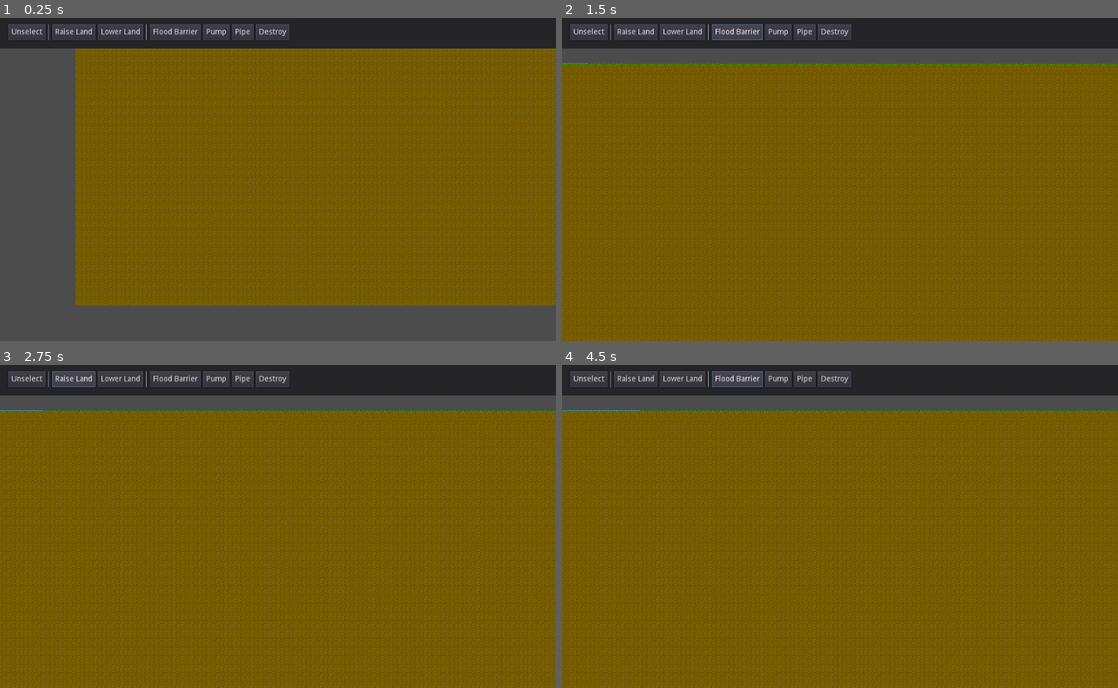
Above: before the commit, frames 1-4 (two rows, left to right).
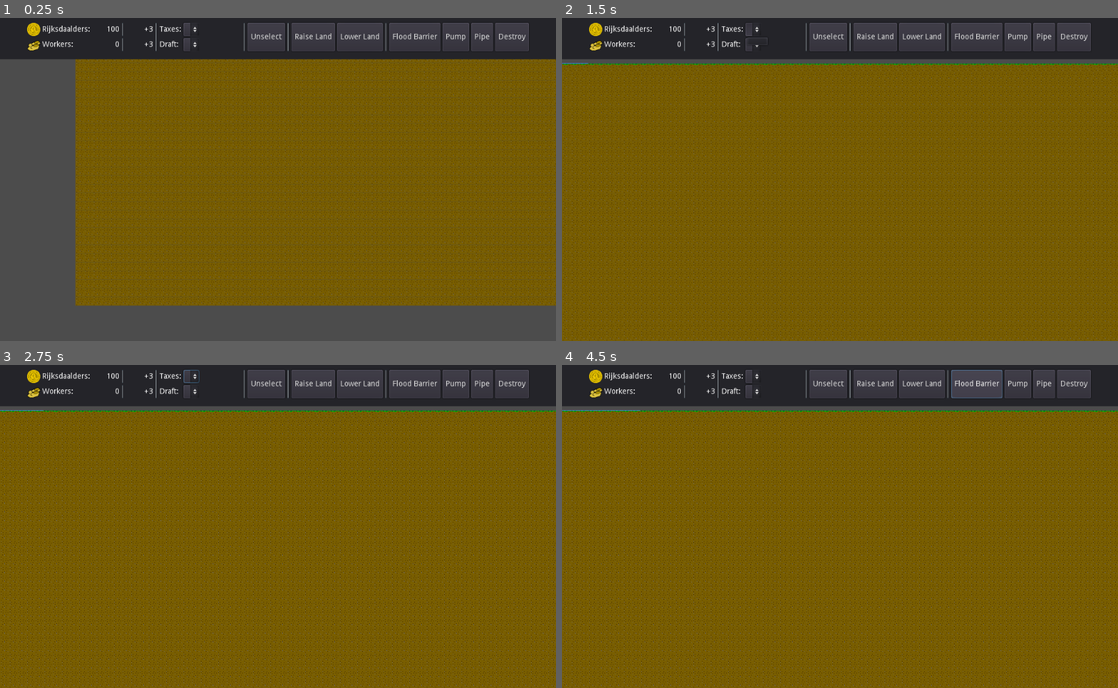
Above: after the commit, the same moments.

Repository: Groogy/LudumDare49
Game: Godot game, scene res://scenes/Game.tscn
Two runs of this game, one before a commit and one after it. Both use one fixed random seed, a clock stepped at 60 frames per second and the inputs below.
Inputs (mouse positions are in pixels of both pictures, inside the frame that each line leads up to):
- Up to frame 1 (0.25 s): no input
- Up to frame 2 (1.5 s): click "Unselect" at 0.5 s; click (751, 30) at 1.27 s
- Up to frame 3 (2.75 s): click "Raise Land" at 2 s
- Up to frame 4 (4.5 s): click (751, 390) at 2.77 s; click "Lower Land" at 3.5 s; click "Flood Barrier" at 4.25 s

The runs differ from the first frame. In frame 1, 7.4% of the frame differs, in the area x 0-100%, y 1-13%; in frame 2, 6.9%; in frame 3, 6.9%; in frame 4, 7.2%.

Commit message:
Started working on generation of resources

Diff:
--- /dev/null
+++ b/logic/Resources.gd
@@ -0,0 +1,45 @@
+extends Node
+
+
+var money := 100.0
+var available_workers := 0
+
+var income := 0.0
+var workers_growth := 0
+var city_growth := 0.0
+
+
+func _process(_delta: float) -> void:
+	_update_available_workers()
+	_update_income()
+	_update_workers_growth()
+	_update_city_growth()
+
+
+func _update_available_workers() -> void:
+	var parts = Root.map_manager.entities.fetch_all_parts_of("workers_provider")
+	available_workers = 0.0
+	for part in parts:
+		available_workers += part.free_workers()
+
+
+func _update_income() -> void:
+	var parts = Root.map_manager.entities.fetch_all_parts_of("income_provider")
+	income = 0.0
+	for part in parts:
+		income += part.generated_income()
+
+
+func _update_workers_growth() -> void:
+	var parts = Root.map_manager.entities.fetch_all_parts_of("workers_provider")
+	workers_growth = 0.0
+	for part in parts:
+		workers_growth += part.generated_workers()
+
+
+func _update_city_growth() -> void:
+	city_growth = 0.0
+
+
+func _on_payday():
+	money += income
--- a/logic/entities/UrbanSettlementPart.gd
+++ b/logic/entities/UrbanSettlementPart.gd
@@ -14,3 +14,15 @@
 	var rect = $Sprite.get_rect()
 	rect.position += position
 	return rect
+
+
+func generated_income() -> float:
+	return 1.0
+
+
+func generated_workers() -> int:
+	return 1
+
+
+func free_workers() -> int:
+	return $WorkersManager.free_workers
--- /dev/null
+++ b/logic/interface/LawsLogic.gd
@@ -0,0 +1,4 @@
+extends Node
+
+func _process(_delta: float) -> void:
+	pass
--- /dev/null
+++ b/logic/interface/ResourcesLogic.gd
@@ -0,0 +1,14 @@
+extends Node
+
+
+onready var money_value := $"../MoneyValue"
+onready var workers_value := $"../WorkersValue"
+onready var income_value := $"../IncomeValue"
+onready var workers_growth_value := $"../WorkersGrowthValue"
+
+func _process(_delta: float) -> void:
+	money_value.text = str(Root.resources.money)
+	workers_value.text = str(Root.resources.available_workers)
+
+	income_value.text = "+%1.f" % Root.resources.income
+	workers_growth_value.text = "+%d" % Root.resources.workers_growth
--- a/logic/managers/EntityManager.gd
+++ b/logic/managers/EntityManager.gd
@@ -78,8 +78,18 @@
 			return child
 	return null
 
+
 func fetch_part_at(x: int, y: int) -> EntityPart:
 	for child in get_children():
 		if child.is_on(x, y):
 			return child.get_part_at(x, y)
 	return null
+
+
+func fetch_all_parts_of(group: String) -> Array:
+	var parts := []
+	for child in get_children():
+		for part in child.get_children():
+			if part.is_in_group(group):
+				parts.push_back(part)
+	return parts
--- /dev/null
+++ b/logic/managers/WorkersManager.gd
@@ -0,0 +1,6 @@
+extends Node
+
+var free_workers := 0
+
+func on_growth() -> void:
+	free_workers += get_parent().generated_workers()
--- a/scenes/Game.tscn
+++ b/scenes/Game.tscn
@@ -9,6 +9,7 @@
 [ext_resource path="res://scenes/ToolManager.tscn" type="PackedScene" id=7]
 [ext_resource path="res://logic/managers/EntityManager.gd" type="Script" id=8]
 [ext_resource path="res://scenes/WorldGenerator.tscn" type="PackedScene" id=9]
+[ext_resource path="res://scenes/Resources.tscn" type="PackedScene" id=10]
 
 [node name="Game" type="Node2D"]
 
@@ -51,3 +52,5 @@
 _entities = NodePath("../MapManager/EntityManager")
 target_area = Rect2( 0, 0, 250, 64 )
 start_settlement_area = Rect2( 210, -33, 25, 1 )
+
+[node name="Resources" parent="." instance=ExtResource( 10 )]
--- /dev/null
+++ b/scenes/Resources.tscn
@@ -0,0 +1,13 @@
+[gd_scene load_steps=2 format=2]
+
+[ext_resource path="res://logic/Resources.gd" type="Script" id=1]
+
+[node name="Resources" type="Node"]
+script = ExtResource( 1 )
+
+[node name="IncomeTimer" type="Timer" parent="."]
+process_mode = 0
+wait_time = 30.0
+autostart = true
+
+[connection signal="timeout" from="IncomeTimer" to="." method="_on_payday"]
--- a/scenes/TopBarInterface.tscn
+++ b/scenes/TopBarInterface.tscn
@@ -1,102 +1,238 @@
-[gd_scene load_steps=2 format=2]
+[gd_scene load_steps=6 format=2]
 
 [ext_resource path="res://logic/interface/ConstructionLogic.gd" type="Script" id=1]
+[ext_resource path="res://art/coin.png" type="Texture" id=2]
+[ext_resource path="res://art/workers.png" type="Texture" id=3]
+[ext_resource path="res://logic/interface/ResourcesLogic.gd" type="Script" id=4]
+[ext_resource path="res://logic/interface/LawsLogic.gd" type="Script" id=5]
 
 [node name="TopBarInterface" type="Panel"]
 anchor_right = 1.0
-anchor_bottom = 0.1
-rect_min_size = Vector2( 1024, 60 )
-__meta__ = {
-"_edit_use_anchors_": false
-}
-
-[node name="MarginContainer" type="MarginContainer" parent="."]
+margin_bottom = 80.0
+rect_min_size = Vector2( 1024, 80 )
+__meta__ = {
+"_edit_use_anchors_": false
+}
+
+[node name="MarginContainer" type="CenterContainer" parent="."]
 anchor_right = 1.0
 anchor_bottom = 1.0
-custom_constants/margin_right = 15
-custom_constants/margin_top = 15
-custom_constants/margin_left = 15
-custom_constants/margin_bottom = 15
-__meta__ = {
-"_edit_use_anchors_": false
-}
-
-[node name="ResourcesInfo" type="HBoxContainer" parent="MarginContainer"]
-margin_left = 15.0
-margin_top = 15.0
-margin_right = 1009.0
-margin_bottom = 45.0
-
-[node name="ConstructionButtons" type="HBoxContainer" parent="MarginContainer"]
-margin_left = 15.0
-margin_top = 15.0
-margin_right = 1009.0
-margin_bottom = 45.0
-
-[node name="ConstructionLogic" type="Node" parent="MarginContainer/ConstructionButtons"]
+margin_top = -0.749153
+margin_bottom = -0.749153
+__meta__ = {
+"_edit_use_anchors_": false
+}
+
+[node name="AllContainer" type="HBoxContainer" parent="MarginContainer"]
+margin_left = 50.0
+margin_top = 14.0
+margin_right = 974.0
+margin_bottom = 66.0
+
+[node name="Resources" type="GridContainer" parent="MarginContainer/AllContainer"]
+margin_right = 232.0
+margin_bottom = 52.0
+columns = 5
+
+[node name="ResourcesLogic" type="Node" parent="MarginContainer/AllContainer/Resources"]
+script = ExtResource( 4 )
+
+[node name="MoneyIcon" type="TextureRect" parent="MarginContainer/AllContainer/Resources"]
+margin_right = 24.0
+margin_bottom = 24.0
+texture = ExtResource( 2 )
+stretch_mode = 3
+
+[node name="MoneyLabel" type="Label" parent="MarginContainer/AllContainer/Resources"]
+margin_left = 28.0
+margin_right = 116.0
+margin_bottom = 24.0
+rect_min_size = Vector2( 0, 24 )
+text = "Rijksdaalders:"
+valign = 1
+
+[node name="MoneyValue" type="Label" parent="MarginContainer/AllContainer/Resources"]
+margin_left = 120.0
+margin_right = 170.0
+margin_bottom = 24.0
+rect_min_size = Vector2( 50, 24 )
+text = "1000"
+align = 2
+valign = 1
+
+[node name="VSeparator" type="VSeparator" parent="MarginContainer/AllContainer/Resources"]
+margin_left = 174.0
+margin_right = 178.0
+margin_bottom = 24.0
+
+[node name="IncomeValue" type="Label" parent="MarginContainer/AllContainer/Resources"]
+margin_left = 182.0
+margin_right = 232.0
+margin_bottom = 24.0
+rect_min_size = Vector2( 50, 24 )
+text = "+1"
+align = 2
+valign = 1
+__meta__ = {
+"_edit_use_anchors_": false
+}
+
+[node name="WorkersIcon" type="TextureRect" parent="MarginContainer/AllContainer/Resources"]
+margin_top = 28.0
+margin_right = 24.0
+margin_bottom = 52.0
+texture = ExtResource( 3 )
+
+[node name="WorkersLabel" type="Label" parent="MarginContainer/AllContainer/Resources"]
+margin_left = 28.0
+margin_top = 28.0
+margin_right = 116.0
+margin_bottom = 52.0
+rect_min_size = Vector2( 0, 24 )
+text = "Workers:"
+valign = 1
+
+[node name="WorkersValue" type="Label" parent="MarginContainer/AllContainer/Resources"]
+margin_left = 120.0
+margin_top = 28.0
+margin_right = 170.0
+margin_bottom = 52.0
+rect_min_size = Vector2( 50, 24 )
+text = "1000"
+align = 2
+valign = 1
+
+[node name="VSeparator2" type="VSeparator" parent="MarginContainer/AllContainer/Resources"]
+margin_left = 174.0
+margin_top = 28.0
+margin_right = 178.0
+margin_bottom = 52.0
+
+[node name="WorkersGrowthValue" type="Label" parent="MarginContainer/AllContainer/Resources"]
+margin_left = 182.0
+margin_top = 28.0
+margin_right = 232.0
+margin_bottom = 52.0
+rect_min_size = Vector2( 50, 24 )
+text = "+1"
+align = 2
+valign = 1
+
+[node name="VSeparator" type="VSeparator" parent="MarginContainer/AllContainer"]
+margin_left = 236.0
+margin_right = 240.0
+margin_bottom = 52.0
+
+[node name="Laws" type="GridContainer" parent="MarginContainer/AllContainer"]
+margin_left = 244.0
+margin_right = 394.0
+margin_bottom = 52.0
+rect_min_size = Vector2( 150, 0 )
+columns = 2
+
+[node name="LawsLogic" type="Node" parent="MarginContainer/AllContainer/Laws"]
+script = ExtResource( 5 )
+
+[node name="TaxesLabel" type="Label" parent="MarginContainer/AllContainer/Laws"]
+margin_right = 40.0
+margin_bottom = 24.0
+rect_min_size = Vector2( 0, 24 )
+text = "Taxes:"
+valign = 1
+
+[node name="TaxesOption" type="OptionButton" parent="MarginContainer/AllContainer/Laws"]
+margin_left = 44.0
+margin_right = 73.0
+margin_bottom = 24.0
+
+[node name="DraftLabel" type="Label" parent="MarginContainer/AllContainer/Laws"]
+margin_top = 28.0
+margin_right = 40.0
+margin_bottom = 52.0
+rect_min_size = Vector2( 0, 24 )
+text = "Draft: "
+valign = 1
+
+[node name="DraftOption" type="OptionButton" parent="MarginContainer/AllContainer/Laws"]
+margin_left = 44.0
+margin_top = 28.0
+margin_right = 73.0
+margin_bottom = 52.0
+
+[node name="VSeparator2" type="VSeparator" parent="MarginContainer/AllContainer"]
+margin_left = 398.0
+margin_right = 402.0
+margin_bottom = 52.0
+
+[node name="ConstructionButtons" type="HBoxContainer" parent="MarginContainer/AllContainer"]
+margin_left = 406.0
+margin_right = 924.0
+margin_bottom = 52.0
+
+[node name="ConstructionLogic" type="Node" parent="MarginContainer/AllContainer/ConstructionButtons"]
 script = ExtResource( 1 )
 
-[node name="Unselect" type="Button" parent="MarginContainer/ConstructionButtons"]
+[node name="Unselect" type="Button" parent="MarginContainer/AllContainer/ConstructionButtons"]
 margin_right = 69.0
-margin_bottom = 30.0
+margin_bottom = 52.0
 text = "Unselect"
 __meta__ = {
 "_edit_use_anchors_": false
 }
 
-[node name="VSeparator" type="VSeparator" parent="MarginContainer/ConstructionButtons"]
+[node name="VSeparator" type="VSeparator" parent="MarginContainer/AllContainer/ConstructionButtons"]
 margin_left = 73.0
 margin_right = 77.0
-margin_bottom = 30.0
-
-[node name="RaiseLand" type="Button" parent="MarginContainer/ConstructionButtons"]
+margin_bottom = 52.0
+
+[node name="RaiseLand" type="Button" parent="MarginContainer/AllContainer/ConstructionButtons"]
 margin_left = 81.0
 margin_right = 161.0
-margin_bottom = 30.0
+margin_bottom = 52.0
 text = "Raise Land"
 
-[node name="LowerLand" type="Button" parent="MarginContainer/ConstructionButtons"]
+[node name="LowerLand" type="Button" parent="MarginContainer/AllContainer/ConstructionButtons"]
 margin_left = 165.0
 margin_right = 249.0
-margin_bottom = 30.0
+margin_bottom = 52.0
 text = "Lower Land"
 __meta__ = {
 "_edit_use_anchors_": false
 }
 
-[node name="VSeparator2" type="VSeparator" parent="MarginContainer/ConstructionButtons"]
+[node name="VSeparator2" type="VSeparator" parent="MarginContainer/AllContainer/ConstructionButtons"]
 margin_left = 253.0
 margin_right = 257.0
-margin_bottom = 30.0
-
-[node name="FloodBarrier" type="Button" parent="MarginContainer/ConstructionButtons"]
+margin_bottom = 52.0
+
+[node name="FloodBarrier" type="Button" parent="MarginContainer/AllContainer/ConstructionButtons"]
 margin_left = 261.0
 margin_right = 355.0
-margin_bottom = 30.0
+margin_bottom = 52.0
 text = "Flood Barrier"
 
-[node name="Pump" type="Button" parent="MarginContainer/ConstructionButtons"]
+[node name="Pump" type="Button" parent="MarginContainer/AllContainer/ConstructionButtons"]
 margin_left = 359.0
 margin_right = 408.0
-margin_bottom = 30.0
+margin_bottom = 52.0
 text = "Pump"
 
-[node name="Pipe" type="Button" parent="MarginContainer/ConstructionButtons"]
+[node name="Pipe" type="Button" parent="MarginContainer/AllContainer/ConstructionButtons"]
 margin_left = 412.0
 margin_right = 452.0
-margin_bottom = 30.0
+margin_bottom = 52.0
 text = "Pipe"
 
-[node name="Destroy" type="Button" parent="MarginContainer/ConstructionButtons"]
+[node name="Destroy" type="Button" parent="MarginContainer/AllContainer/ConstructionButtons"]
 margin_left = 456.0
 margin_right = 518.0
-margin_bottom = 30.0
+margin_bottom = 52.0
 text = "Destroy"
 
-[connection signal="pressed" from="MarginContainer/ConstructionButtons/Unselect" to="MarginContainer/ConstructionButtons/ConstructionLogic" method="_on_unselect"]
-[connection signal="pressed" from="MarginContainer/ConstructionButtons/RaiseLand" to="MarginContainer/ConstructionButtons/ConstructionLogic" method="_on_raise_land"]
-[connection signal="pressed" from="MarginContainer/ConstructionButtons/LowerLand" to="MarginContainer/ConstructionButtons/ConstructionLogic" method="_on_lower_land"]
-[connection signal="pressed" from="MarginContainer/ConstructionButtons/FloodBarrier" to="MarginContainer/ConstructionButtons/ConstructionLogic" method="_on_construct_flood_barrier"]
-[connection signal="pressed" from="MarginContainer/ConstructionButtons/Pump" to="MarginContainer/ConstructionButtons/ConstructionLogic" method="_on_construct_pump"]
-[connection signal="pressed" from="MarginContainer/ConstructionButtons/Pipe" to="MarginContainer/ConstructionButtons/ConstructionLogic" method="on_construct_pipe"]
-[connection signal="pressed" from="MarginContainer/ConstructionButtons/Destroy" to="MarginContainer/ConstructionButtons/ConstructionLogic" method="_on_destroy"]
+[connection signal="pressed" from="MarginContainer/AllContainer/ConstructionButtons/Unselect" to="MarginContainer/AllContainer/ConstructionButtons/ConstructionLogic" method="_on_unselect"]
+[connection signal="pressed" from="MarginContainer/AllContainer/ConstructionButtons/RaiseLand" to="MarginContainer/AllContainer/ConstructionButtons/ConstructionLogic" method="_on_raise_land"]
+[connection signal="pressed" from="MarginContainer/AllContainer/ConstructionButtons/LowerLand" to="MarginContainer/AllContainer/ConstructionButtons/ConstructionLogic" method="_on_lower_land"]
+[connection signal="pressed" from="MarginContainer/AllContainer/ConstructionButtons/FloodBarrier" to="MarginContainer/AllContainer/ConstructionButtons/ConstructionLogic" method="_on_construct_flood_barrier"]
+[connection signal="pressed" from="MarginContainer/AllContainer/ConstructionButtons/Pump" to="MarginContainer/AllContainer/ConstructionButtons/ConstructionLogic" method="_on_construct_pump"]
+[connection signal="pressed" from="MarginContainer/AllContainer/ConstructionButtons/Pipe" to="MarginContainer/AllContainer/ConstructionButtons/ConstructionLogic" method="on_construct_pipe"]
+[connection signal="pressed" from="MarginContainer/AllContainer/ConstructionButtons/Destroy" to="MarginContainer/AllContainer/ConstructionButtons/ConstructionLogic" method="_on_destroy"]
--- /dev/null
+++ b/scenes/WorkersManager.tscn
@@ -0,0 +1,13 @@
+[gd_scene load_steps=2 format=2]
+
+[ext_resource path="res://logic/managers/WorkersManager.gd" type="Script" id=1]
+
+[node name="WorkersManager" type="Node"]
+script = ExtResource( 1 )
+
+[node name="GrowthTimer" type="Timer" parent="."]
+process_mode = 0
+wait_time = 30.0
+autostart = true
+
+[connection signal="timeout" from="GrowthTimer" to="." method="on_growth"]
--- a/scenes/entities/SettlementUrbanPart.tscn
+++ b/scenes/entities/SettlementUrbanPart.tscn
@@ -1,10 +1,14 @@
-[gd_scene load_steps=3 format=2]
+[gd_scene load_steps=4 format=2]
 
 [ext_resource path="res://art/urban.png" type="Texture" id=1]
 [ext_resource path="res://logic/entities/UrbanSettlementPart.gd" type="Script" id=2]
+[ext_resource path="res://scenes/WorkersManager.tscn" type="PackedScene" id=3]
 
 [node name="SettlementUrbanPart" type="Node2D" groups=[
 "entity_part",
+"income_provider",
+"urban",
+"workers_provider",
 ]]
 script = ExtResource( 2 )
 
@@ -12,3 +16,5 @@
 texture = ExtResource( 1 )
 centered = false
 hframes = 6
+
+[node name="WorkersManager" parent="." instance=ExtResource( 3 )]
--- a/singletons/Root.gd
+++ b/singletons/Root.gd
@@ -3,3 +3,4 @@
 onready var map_manager := $"/root/Game/MapManager"
 onready var construction_manager := $"/root/Game/ConstructionManager"
 onready var tool_manager := $"/root/Game/ToolManager"
+onready var resources := $"/root/Game/Resources"
Binary file added: art/coin.png
Not shown, added: art/coin.png.import
Binary file added: art/workers.png
Not shown, added: art/workers.png.import
Not shown: 1 places in scenes/Game.tscn that only renumber resources
